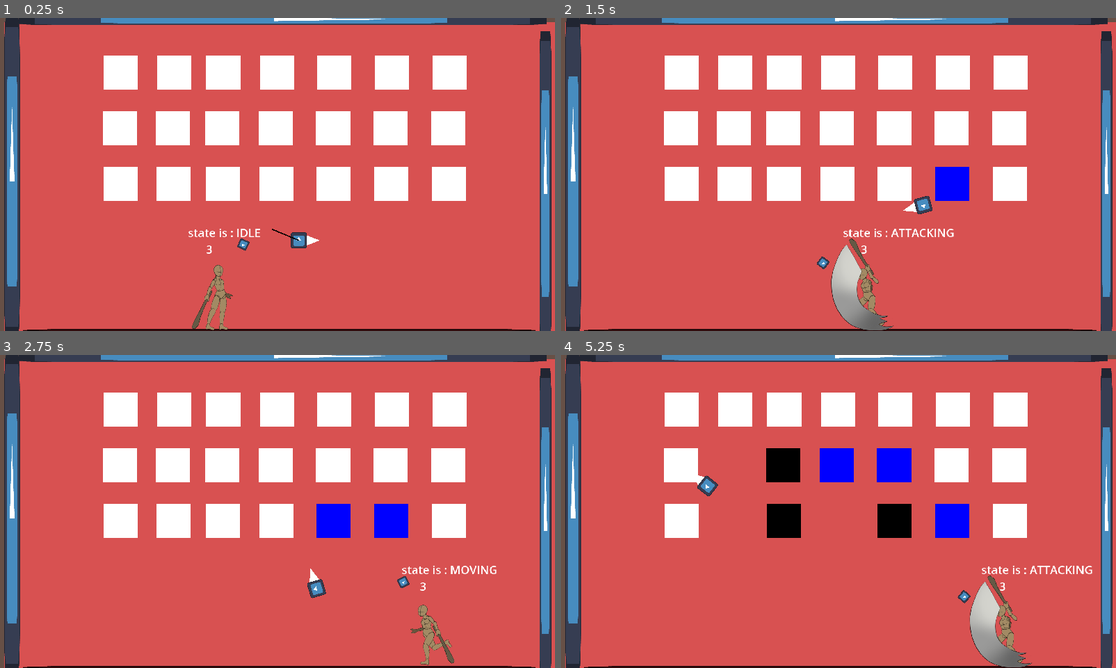
Above: before the commit, frames 1-4 (two rows, left to right).
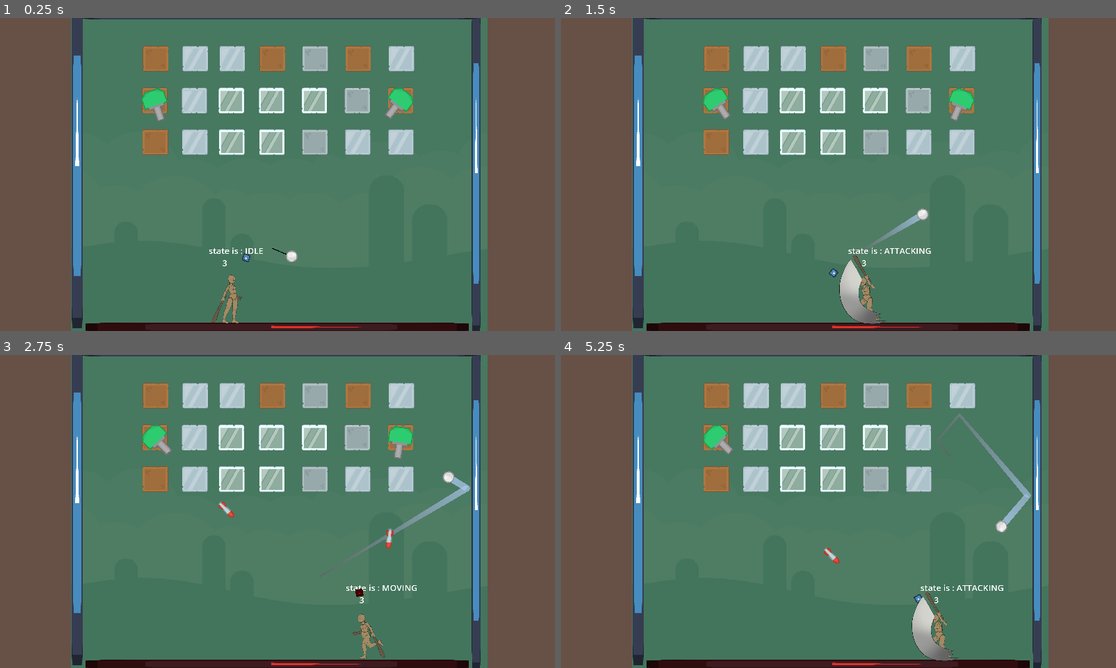
Above: after the commit, the same moments.

Repository: hellphy/ElementalBreaker
Game: Godot game, scene res://levels/main.tscn
Same seed, same stepped clock (60 frames per second), same inputs: the game is played once before the commit and once after it. The project has no main scene, so this scene is started directly. The engine's default icon, where the game draws it, is replaced by a stand-in: a white triangle on a blue panel in a dark square.
Inputs (mouse positions are in pixels of both pictures, inside the frame that each line leads up to):
- Up to frame 1 (0.25 s): no input
- Up to frame 2 (1.5 s): tap Enter at 0.5 s; move the mouse to (960, 158) at 0.52 s; hold Right (move_right) from 0.53 s (still down); click (960, 158) at 0.6 s; tap X (jump) at 0.77 s; move the mouse to (727, 190) at 1.27 s; click (727, 190) at 1.35 s
- Up to frame 3 (2.75 s): tap X (jump) at 1.52 s; move the mouse to (333, 442) at 2.02 s; release Right (move_right) at 2.03 s; hold Left (move_left) from 2.03 s (still down); click (333, 442) at 2.1 s
- Up to frame 4 (5.25 s): move the mouse to (810, 574) at 2.77 s; release Left (move_left) at 2.78 s; hold Right (move_right) 2.78-4.28 s; click (810, 574) at 2.85 s; tap X (jump) at 3.02, 3.77, 4.52 s; move the mouse to (1005, 558) at 3.52 s; click (1005, 558) at 3.6 s; move the mouse to (672, 464) at 4.27 s; hold Left (move_left) 4.28-5.03 s; click (672, 464) at 4.35 s; move the mouse to (866, 511) at 5.02 s; hold Right (move_right) from 5.03 s (still down); click (866, 511) at 5.1 s

The runs differ from the first frame. In frame 1, 99% of the frame differs, in the area x 0-100%, y 0-100%; in frame 2, 98%; in frame 3, 99%; in frame 4, 99%.

Commit message:
more stuff

Diff:
--- /dev/null
+++ b/autoload/signal_bus.gd
@@ -0,0 +1,3 @@
+extends Node
+
+signal ball_started
--- a/ball/ball.gd
+++ b/ball/ball.gd
@@ -2,14 +2,17 @@
 
 
 const VELOCITY_LIMIT = 40
+
 @export var ball_speed = 0.0
 
-var ball_started := false
 var starting_position: Vector2
+
 
 var speed_up_factor = 1.01
 var start_position: Vector2
 var last_collider_id
+
+var current_trail: Trail
 
 @onready var guide: Sprite2D = $guide
 @onready var collision_shape_2d: CollisionShape2D = $CollisionShape2D
@@ -18,6 +21,7 @@
 
 func _ready() -> void:
 	starting_position = position
+	reset_ball()
 
 	_hurt_box.took_hit.connect(func _on_hurtbox_took_hit(hit_box: HitBox2D) -> void:
 		bounce_ball(hit_box.shoot_point_angle, hit_box.attack_type)
@@ -83,13 +87,13 @@
 func bounce_ball(shoot_point_angle, attack_type) -> void:
 
 	if velocity == Vector2.ZERO:
+		SignalBus.ball_started.emit()
 		rotation = guide.rotation
-		ball_speed = 200.0
+		ball_speed = 220.0
 		guide.visible = !guide.visible
+		make_trail()
 
-	set_physics_process(false)
-	await get_tree().create_timer(0.05).timeout
-	set_physics_process(true)
+
 	match attack_type:
 		#normal attack
 		0:
@@ -99,3 +103,9 @@
 		#up attack
 		1:
 			rotation = Vector2.UP.angle()
+
+func make_trail() -> void:
+	if current_trail:
+		current_trail.stop()
+	current_trail = Trail.create()
+	add_child(current_trail)
--- a/ball/ball.tscn
+++ b/ball/ball.tscn
@@ -1,9 +1,10 @@
-[gd_scene load_steps=8 format=3 uid="uid://bgi15xx0wq141"]
+[gd_scene load_steps=10 format=3 uid="uid://bgi15xx0wq141"]
 
-[ext_resource type="Texture2D" uid="uid://jpeaj1ykd74r" path="res://icon.svg" id="1_c7bfx"]
 [ext_resource type="Script" path="res://ball/ball.gd" id="1_mvk4e"]
+[ext_resource type="Texture2D" uid="uid://b36et6g65mqes" path="res://ball/ballGrey.png" id="2_82jdu"]
 [ext_resource type="Script" path="res://ball/guide.gd" id="3_fihql"]
 [ext_resource type="Script" path="res://custom_nodes/hurt_box_2d.gd" id="4_fblhp"]
+[ext_resource type="Script" path="res://custom_nodes/hit_box_2d.gd" id="5_6c580"]
 
 [sub_resource type="CircleShape2D" id="CircleShape2D_r7vdb"]
 radius = 43.0465
@@ -13,17 +14,13 @@
 [sub_resource type="CircleShape2D" id="CircleShape2D_3fbjn"]
 radius = 55.0818
 
+[sub_resource type="CircleShape2D" id="CircleShape2D_fyj8i"]
+radius = 55.0364
+
 [node name="Ball" type="CharacterBody2D"]
 collision_layer = 4
 collision_mask = 10
 script = ExtResource("1_mvk4e")
-
-[node name="Polygon2D" type="Polygon2D" parent="."]
-polygon = PackedVector2Array(0, -42, 111, 0, 0, 43)
-
-[node name="Sprite2D" type="Sprite2D" parent="."]
-scale = Vector2(0.65625, 0.65625)
-texture = ExtResource("1_c7bfx")
 
 [node name="CollisionShape2D" type="CollisionShape2D" parent="."]
 shape = SubResource("CircleShape2D_r7vdb")
@@ -44,3 +41,15 @@
 
 [node name="CollisionShape2D" type="CollisionShape2D" parent="HurtBox2D"]
 shape = SubResource("CircleShape2D_3fbjn")
+
+[node name="Sprite2D" type="Sprite2D" parent="."]
+scale = Vector2(3.72727, 3.72727)
+texture = ExtResource("2_82jdu")
+
+[node name="HitBox2D" type="Area2D" parent="."]
+collision_layer = 4
+script = ExtResource("5_6c580")
+damage_source = 4
+
+[node name="CollisionShape2D" type="CollisionShape2D" parent="HitBox2D"]
+shape = SubResource("CircleShape2D_fyj8i")
--- /dev/null
+++ b/ball/trail.gd
@@ -0,0 +1,25 @@
+class_name Trail extends Line2D
+
+const MAX_POINTS := 400
+
+@onready var curve := Curve2D.new()
+
+
+func _process(delta: float) -> void:
+	curve.add_point(get_parent().position)
+
+	if curve.get_baked_points().size() > MAX_POINTS:
+		curve.remove_point(0)
+	points = curve.get_baked_points()
+
+func stop() -> void:
+	set_process(false)
+	var tween := create_tween()
+	tween.tween_property(self, "modulate:a", 0.0, 3.0)
+	await  tween.finished
+	queue_free()
+
+
+static func create() -> Trail:
+	var scene = preload("res://trail.tscn")
+	return scene.instantiate()
--- a/enemies/blocks/block.gd
+++ b/enemies/blocks/block.gd
@@ -4,9 +4,18 @@
 @onready var collision_shape_2d: CollisionShape2D = %CollisionShape2D
 
 
-var phases : Array = ["red", "plum", "black", "blue",]
+var phases : Array = [
+preload("res://enemies/blocks/glass.png"),
+preload("res://enemies/blocks/wood.png"),
+preload("res://enemies/blocks/stone.png"),
+preload("res://enemies/blocks/metal.png"),
+]
 
 var current_level = phases.size()
+
+func _ready() -> void:
+	var random_type = phases.pick_random()
+	sprite_2d.texture = random_type
 
 func get_size():
 	return collision_shape_2d.shape.get_rect().size
@@ -15,7 +24,7 @@
 	if current_level > 1:
 		current_level -= 1
 		var new_level = phases[current_level]
-		sprite_2d.set_self_modulate(new_level)
+		sprite_2d.texture = new_level
 	else:
 		queue_free()
 
--- a/enemies/blocks/block.tscn
+++ b/enemies/blocks/block.tscn
@@ -1,8 +1,6 @@
-[gd_scene load_steps=4 format=3 uid="uid://b3r2g52v143oj"]
+[gd_scene load_steps=3 format=3 uid="uid://b3r2g52v143oj"]
 
 [ext_resource type="Script" path="res://enemies/blocks/block.gd" id="1_38hw6"]
-
-[sub_resource type="CanvasTexture" id="CanvasTexture_iff50"]
 
 [sub_resource type="RectangleShape2D" id="RectangleShape2D_hsnrh"]
 size = Vector2(180, 180)
@@ -14,8 +12,7 @@
 
 [node name="Sprite2D" type="Sprite2D" parent="."]
 position = Vector2(0, 1.90735e-06)
-scale = Vector2(180, 180)
-texture = SubResource("CanvasTexture_iff50")
+scale = Vector2(1.28571, 1.28571)
 
 [node name="CollisionShape2D" type="CollisionShape2D" parent="."]
 unique_name_in_owner = true
--- a/enemies/turret/enemy.gd
+++ b/enemies/turret/enemy.gd
@@ -4,22 +4,30 @@
 @onready var timer: Timer = $Timer
 @export var player: Player = null
 
-var stop_shooting = false
+var can_shoot = false
+@onready var hurt_box_2d: HurtBox2D = %HurtBox2D
+
 
 func _ready() -> void:
-	timer.timeout.connect(_on_timer_timeout)
+	hurt_box_2d.took_hit.connect(func _on_hurtbox_took_hit(hit_box: HitBox2D) -> void:
+		queue_free()
+	)
 
-func _physics_process(delta: float) -> void:
-	var player_in_range = get_overlapping_bodies()
-	if player_in_range.size() > 0:
-		stop_shooting = false
-		var target_player = player_in_range.pop_front()
-		look_at(target_player.global_position)
-	else:
-		stop_shooting = true
+	SignalBus.ball_started.connect(func() -> void:
+		can_shoot = !can_shoot
+	)
+
+	timer.timeout.connect(func() -> void:
+		shoot()
+	)
+
+
+func _process(delta: float) -> void:
+		look_at(player.global_position)
+
 
 func shoot() -> void:
-	if stop_shooting == false:
+	if can_shoot == true:
 		const PROJECTILE = preload("res://enemies/turret/projectile.tscn")
 		var new_projectile = PROJECTILE.instantiate()
 		new_projectile.global_position = shooting_point.global_position
@@ -27,7 +35,3 @@
 		shooting_point.add_child(new_projectile)
 	else:
 		pass
-
-func _on_timer_timeout():
-	if overlaps_body(player):
-		shoot()
--- a/enemies/turret/enemy.tscn
+++ b/enemies/turret/enemy.tscn
@@ -1,48 +1,31 @@
-[gd_scene load_steps=7 format=3 uid="uid://d2yp4v6pjpdr2"]
+[gd_scene load_steps=6 format=3 uid="uid://d2yp4v6pjpdr2"]
 
 [ext_resource type="Script" path="res://enemies/turret/enemy.gd" id="1_nhp2g"]
 [ext_resource type="Script" path="res://custom_nodes/hurt_box_2d.gd" id="2_uedf3"]
-
-[sub_resource type="CircleShape2D" id="CircleShape2D_nf3fx"]
-radius = 30.0167
-
-[sub_resource type="CircleShape2D" id="CircleShape2D_c8hg6"]
-radius = 943.687
-
-[sub_resource type="CanvasTexture" id="CanvasTexture_2vuhx"]
+[ext_resource type="Texture2D" uid="uid://deslqlkmbcs4w" path="res://enemies/turret/towerDefense_tile249.png" id="3_b2kse"]
 
 [sub_resource type="CircleShape2D" id="CircleShape2D_vyxr6"]
-radius = 50.0899
+radius = 65.0305
+
+[sub_resource type="RectangleShape2D" id="RectangleShape2D_5qq8p"]
+size = Vector2(86.9994, 86.0006)
 
 [node name="enemy" type="Area2D"]
 top_level = true
 collision_layer = 2
 script = ExtResource("1_nhp2g")
 
-[node name="block_detection" type="CollisionShape2D" parent="."]
-shape = SubResource("CircleShape2D_nf3fx")
-
-[node name="PlayerDetection" type="CollisionShape2D" parent="."]
-shape = SubResource("CircleShape2D_c8hg6")
-
-[node name="Sprite2D" type="Sprite2D" parent="."]
-modulate = Color(0, 0, 0, 1)
-rotation = -1.5708
-scale = Vector2(20, 44.0352)
-texture = SubResource("CanvasTexture_2vuhx")
-offset = Vector2(0.05, 0.297297)
-
-[node name="ShootingPoint" type="Marker2D" parent="Sprite2D"]
+[node name="ShootingPoint" type="Marker2D" parent="."]
 unique_name_in_owner = true
-position = Vector2(-7.64949e-08, 0.794819)
-rotation = 1.5708
-scale = Vector2(0.0227091, 0.05)
+position = Vector2(64.0003, 3.00029)
 
 [node name="Timer" type="Timer" parent="."]
 wait_time = 2.0
 autostart = true
 
 [node name="HurtBox2D" type="Area2D" parent="."]
+unique_name_in_owner = true
+position = Vector2(-2.99971, -17.9997)
 collision_layer = 2
 collision_mask = 4
 script = ExtResource("2_uedf3")
@@ -50,7 +33,18 @@
 hurtbox_type = 2
 
 [node name="CollisionShape2D" type="CollisionShape2D" parent="HurtBox2D"]
+position = Vector2(5, 23)
 shape = SubResource("CircleShape2D_vyxr6")
+
+[node name="TowerDefenseTile249" type="Sprite2D" parent="."]
+position = Vector2(43.0003, 3.00029)
+rotation = 1.57079
+scale = Vector2(4.09375, 4.09375)
+texture = ExtResource("3_b2kse")
+
+[node name="CollisionShape2D" type="CollisionShape2D" parent="."]
+position = Vector2(-12.4997, 10.0003)
+shape = SubResource("RectangleShape2D_5qq8p")
 
 [connection signal="body_entered" from="." to="." method="_on_body_entered"]
 [connection signal="body_exited" from="." to="." method="_on_body_exited"]
--- a/enemies/turret/projectile.gd
+++ b/enemies/turret/projectile.gd
@@ -1,8 +1,8 @@
 extends HitBox2D
 
 var travelled_distance := 0.0
-@export var speed = 800.0
-@export var max_range = 800.0
+@export var speed = 900.0
+@export var max_range = 2000.0
 
 func _physics_process(delta: float) -> void:
 
--- a/enemies/turret/projectile.tscn
+++ b/enemies/turret/projectile.tscn
@@ -1,11 +1,11 @@
 [gd_scene load_steps=4 format=3 uid="uid://f6cgtbrw5ewn"]
 
 [ext_resource type="Script" path="res://enemies/turret/projectile.gd" id="1_exdgq"]
+[ext_resource type="Texture2D" uid="uid://dakvlpyha3cl7" path="res://enemies/turret/towerDefense_tile251.png" id="2_8qiai"]
 
-[sub_resource type="CanvasTexture" id="CanvasTexture_4r18i"]
-
-[sub_resource type="RectangleShape2D" id="RectangleShape2D_6x411"]
-size = Vector2(64, 12)
+[sub_resource type="CapsuleShape2D" id="CapsuleShape2D_3l8ua"]
+radius = 24.0
+height = 154.0
 
 [node name="Projectile" type="Area2D"]
 top_level = true
@@ -15,12 +15,13 @@
 detect_hurtboxes = 1
 
 [node name="Sprite2D" type="Sprite2D" parent="."]
-position = Vector2(20, 0)
-scale = Vector2(60, 8)
-texture = SubResource("CanvasTexture_4r18i")
+texture_filter = 1
+rotation = 1.57079
+scale = Vector2(4.21676, 4.21676)
+texture = ExtResource("2_8qiai")
 
 [node name="CollisionShape2D" type="CollisionShape2D" parent="."]
-position = Vector2(20, 0)
-shape = SubResource("RectangleShape2D_6x411")
+rotation = 1.57079
+shape = SubResource("CapsuleShape2D_3l8ua")
 
 [connection signal="body_entered" from="." to="." method="_on_body_entered"]
--- a/levels/main.tscn
+++ b/levels/main.tscn
@@ -1,11 +1,13 @@
-[gd_scene load_steps=8 format=3 uid="uid://b65mixf7jmchi"]
+[gd_scene load_steps=10 format=3 uid="uid://b65mixf7jmchi"]
 
 [ext_resource type="Script" path="res://levels/Game.gd" id="1_483ob"]
 [ext_resource type="Texture2D" uid="uid://jpeaj1ykd74r" path="res://icon.svg" id="1_vfmu5"]
 [ext_resource type="PackedScene" uid="uid://bgi15xx0wq141" path="res://ball/ball.tscn" id="2_uv6mk"]
+[ext_resource type="Texture2D" uid="uid://cy4r3ievvclbg" path="res://enemies/blocks/blue_grass.png" id="2_wl0gg"]
 [ext_resource type="Script" path="res://levels/ground.gd" id="2_yf8ed"]
 [ext_resource type="PackedScene" uid="uid://kuq7x2g7j52a" path="res://player/player.tscn" id="3_whgff"]
 [ext_resource type="PackedScene" uid="uid://b3r2g52v143oj" path="res://enemies/blocks/block.tscn" id="7_pxjr4"]
+[ext_resource type="PackedScene" uid="uid://d2yp4v6pjpdr2" path="res://enemies/turret/enemy.tscn" id="8_njvty"]
 
 [sub_resource type="RectangleShape2D" id="RectangleShape2D_02v6l"]
 size = Vector2(1852.49, 40)
@@ -13,7 +15,16 @@
 [node name="Main" type="Node2D"]
 script = ExtResource("1_483ob")
 
+[node name="BlueGrass" type="Sprite2D" parent="."]
+modulate = Color(0.34067, 0.493211, 0.389047, 1)
+z_index = -20
+texture_filter = 1
+position = Vector2(1016, 394.25)
+scale = Vector2(2.8623, 2.77588)
+texture = ExtResource("2_wl0gg")
+
 [node name="ColorRect" type="ColorRect" parent="."]
+visible = false
 z_index = -10
 anchors_preset = 15
 anchor_right = 1.0
@@ -34,8 +45,8 @@
 collision_mask = 7
 
 [node name="Sprite2D" type="Sprite2D" parent="Walls"]
-position = Vector2(19.5, 543)
-scale = Vector2(0.429688, 8.76563)
+position = Vector2(19.5, 317.338)
+scale = Vector2(0.429688, 12.2916)
 texture = ExtResource("1_vfmu5")
 
 [node name="CollisionShape2D4" type="CollisionShape2D" parent="Walls"]
@@ -44,8 +55,8 @@
 shape = SubResource("RectangleShape2D_02v6l")
 
 [node name="Sprite2D2" type="Sprite2D" parent="Walls"]
-position = Vector2(1890, 585.5)
-scale = Vector2(0.328125, 8.63281)
+position = Vector2(1890, 352.645)
+scale = Vector2(0.328125, 12.2712)
 texture = ExtResource("1_vfmu5")
 
 [node name="CollisionShape2D2" type="CollisionShape2D" parent="Walls"]
@@ -54,13 +65,13 @@
 shape = SubResource("RectangleShape2D_02v6l")
 
 [node name="Sprite2D3" type="Sprite2D" parent="Walls"]
-position = Vector2(967.656, -9.00069)
+position = Vector2(967.578, -364.439)
 rotation = 1.57079
 scale = Vector2(0.328125, 14.4631)
 texture = ExtResource("1_vfmu5")
 
 [node name="CollisionShape2D" type="CollisionShape2D" parent="Walls"]
-position = Vector2(973.5, -11)
+position = Vector2(973.422, -366.438)
 shape = SubResource("RectangleShape2D_02v6l")
 
 [node name="Ground" type="StaticBody2D" parent="." groups=["Ground"]]
@@ -84,10 +95,12 @@
 [node name="Ball" parent="." instance=ExtResource("2_uv6mk")]
 position = Vector2(1104, 829)
 
-[node name="Player" parent="." instance=ExtResource("3_whgff")]
+[node name="Player" parent="." node_paths=PackedStringArray("ball") instance=ExtResource("3_whgff")]
 position = Vector2(677, 1282)
+ball = NodePath("../Ball")
 
 [node name="Structures" type="Node2D" parent="."]
+position = Vector2(-21, -507)
 
 [node name="Structures" parent="Structures" instance=ExtResource("7_pxjr4")]
 position = Vector2(167, -56)
@@ -152,6 +165,14 @@
 [node name="Structures21" parent="Structures" instance=ExtResource("7_pxjr4")]
 position = Vector2(1895, 531)
 
+[node name="enemy" parent="Structures" node_paths=PackedStringArray("player") instance=ExtResource("8_njvty")]
+position = Vector2(139, -274)
+player = NodePath("../../Player")
+
+[node name="enemy2" parent="Structures" node_paths=PackedStringArray("player") instance=ExtResource("8_njvty")]
+position = Vector2(1874, -272)
+player = NodePath("../../Player")
+
 [node name="Camera2D" type="Camera2D" parent="."]
-position = Vector2(988, 482)
-zoom = Vector2(0.655, 0.655)
+position = Vector2(999, 252)
+zoom = Vector2(0.49, 0.49)
--- a/player/player_skin.tscn
+++ b/player/player_skin.tscn
@@ -2192,7 +2192,7 @@
 
 [sub_resource type="Animation" id="Animation_gt2lv"]
 resource_name = "up_attack"
-length = 0.26
+length = 0.4
 tracks/0/type = "value"
 tracks/0/imported = false
 tracks/0/enabled = true
@@ -2272,7 +2272,7 @@
 tracks/6/interp = 1
 tracks/6/loop_wrap = true
 tracks/6/keys = {
-"times": PackedFloat32Array(0, 0.0666667, 0.247786, 0.25462),
+"times": PackedFloat32Array(0, 0.0666667, 0.333333, 0.366667),
 "transitions": PackedFloat32Array(1, 1, 1, 1),
 "update": 1,
 "values": [false, true, true, false]
@@ -2409,8 +2409,8 @@
 [node name="Swing2" type="Sprite2D" parent="."]
 visible = false
 z_index = -3
-position = Vector2(12, -311)
-scale = Vector2(0.325, 0.5875)
+position = Vector2(22.5, -312.5)
+scale = Vector2(0.385417, 0.59375)
 texture = ExtResource("16_v7ild")
 
 [node name="AnimationPlayer" type="AnimationPlayer" parent="."]
--- a/player/playercontrolls.gd
+++ b/player/playercontrolls.gd
@@ -1,5 +1,7 @@
 class_name Player extends CharacterBody2D
 
+
+@export var ball: Ball
 
 var health := 3: set = set_health
 #gravity
@@ -25,11 +27,12 @@
 const SPEED = 900.0
 const ACCELARATION = 1800.0
 const DECELERATION = 8000.0
-const TURNING_ACC = 5000.0
+const TURNING_ACC = 10000.0
 
 #bools
 var can_jump: bool = true
 var can_walk: bool = true
+var can_attack: bool = true
 
 @onready var r_1: RayCast2D = $R1
 @onready var r_2: RayCast2D = $R2
@@ -89,20 +92,26 @@
 
 			else:
 				player_skin.set_animation_name(player_skin.Animations.ATTACK)
+
 		States.STAGGER:
-			velocity = Vector2.ZERO
+			var skin_tween := create_tween()
+			skin_tween.tween_property(player_skin,"modulate", Color.RED, 0.2)
+			skin_tween.tween_property(player_skin,"modulate", Color.WHITE, 0.2)
 
 			_hurt_box.set_deferred("monitorable", false)
 			_hurt_box.set_deferred("monitoring", false)
 
+			get_tree().create_timer(0.5).timeout.connect(func() -> void:
+				set_current_state(States.IDLE)
+			)
 			get_tree().create_timer(stagger_amount).timeout.connect(func() -> void:
 				_hurt_box.set_deferred("monitorable", true)
 				_hurt_box.set_deferred("monitoring", true)
-				set_current_state(States.IDLE)
 			)
 
 		States.DIED:
 			get_tree().reload_current_scene()
+
 
 
 func set_health(new_health) -> void:
@@ -143,6 +152,7 @@
 
 	set_direction(-1) if mouse_to_player.x > 0.0 else set_direction(1)
 
+
 func _physics_process(delta: float) -> void:
 
 	%rotation.text = str(health)
@@ -197,12 +207,25 @@
 			if !is_on_floor() and !is_on_wall():
 				set_current_state(States.AIR)
 
-	if Input.is_action_just_pressed("attack"):
+		States.STAGGER:
+				velocity = Vector2.ZERO
+
+	if Input.is_action_just_pressed("attack") and can_attack:
+
+		if current_state == States.STAGGER:
+			return
+
+		can_attack = false
+
+		get_tree().create_timer(0.5).timeout.connect(func() -> void:
+			can_attack = true
+		)
 		set_current_state(States.ATTACKING)
 
 	jump()
 	_apply_gravity(delta)
 	move_and_slide()
+
 
 func jump() -> void:
 	if is_on_floor():
@@ -242,6 +265,7 @@
 	#
 		#set_direction(direction)
 
+
 func set_direction(hor_direction) -> void:
 	if hor_direction == 0:
 		return
@@ -251,8 +275,6 @@
 
 
 func _apply_gravity(delta) -> void:
-	if current_state == States.STAGGER:
-		return
 
 	var applied_gravity : float = 0
 
--- a/project.godot
+++ b/project.godot
@@ -14,13 +14,22 @@
 config/features=PackedStringArray("4.3", "Mobile")
 config/icon="res://icon.svg"
 
+[autoload]
+
+SignalBus="*res://autoload/signal_bus.gd"
+
 [display]
 
 window/size/viewport_width=1920
 window/size/viewport_height=1080
+window/size/mode=2
 window/size/window_width_override=960
 window/size/window_height_override=540
 window/stretch/mode="canvas_items"
+
+[editor_plugins]
+
+enabled=PackedStringArray("res://addons/godotsize/plugin.cfg")
 
 [global_group]
 
--- /dev/null
+++ b/trail.tscn
@@ -0,0 +1,24 @@
+[gd_scene load_steps=4 format=3 uid="uid://fqjcrk2pqyeg"]
+
+[ext_resource type="Script" path="res://ball/trail.gd" id="1_elcx1"]
+
+[sub_resource type="Curve" id="Curve_u67wj"]
+_data = [Vector2(0, 0.26023), 0.0, 0.0, 0, 0, Vector2(1, 0.933504), 0.0, 0.0, 0, 0]
+point_count = 2
+
+[sub_resource type="Gradient" id="Gradient_cb7nd"]
+offsets = PackedFloat32Array(0, 0.992647)
+colors = PackedColorArray(0.376471, 0.372549, 0.372549, 0.6, 0.710448, 0.827501, 1, 0.721569)
+
+[node name="Trail" type="Line2D"]
+top_level = true
+z_index = -2
+points = PackedVector2Array(88, 56, 192, 96)
+width = 50.0
+width_curve = SubResource("Curve_u67wj")
+gradient = SubResource("Gradient_cb7nd")
+joint_mode = 2
+begin_cap_mode = 2
+end_cap_mode = 2
+antialiased = true
+script = ExtResource("1_elcx1")
Binary file added: addons/godotsize/Icons/cog.png
Not shown, added: addons/godotsize/Icons/cog.png.import
Binary file added: addons/godotsize/Icons/reload.png
Not shown, added: addons/godotsize/Icons/reload.png.import
Not shown, added: addons/godotsize/OptionsWindow.tscn
Not shown, added: addons/godotsize/SizeMapWindow.tscn
Not shown, added: addons/godotsize/godotsize.gd
Not shown, added: addons/godotsize/plugin.cfg
Binary file added: ball/ballGrey.png
Not shown, added: ball/ballGrey.png.import
Binary file added: enemies/blocks/blue_grass.png
Not shown, added: enemies/blocks/blue_grass.png.import
(and 12 more such lines)
